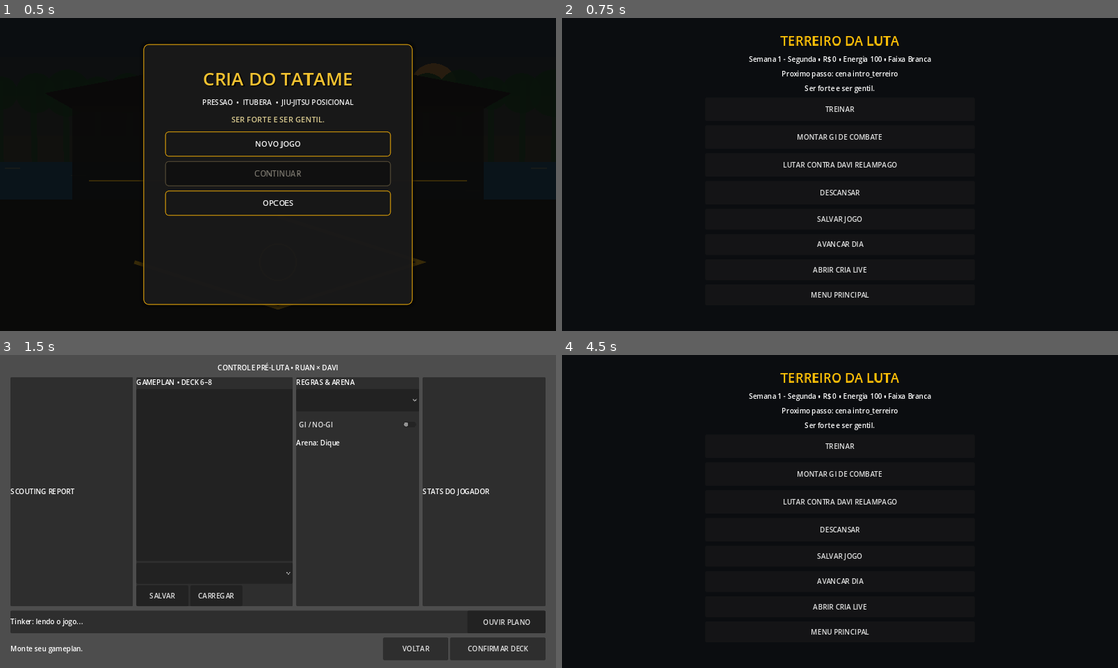
Above: before the commit, frames 1-4 (two rows, left to right).
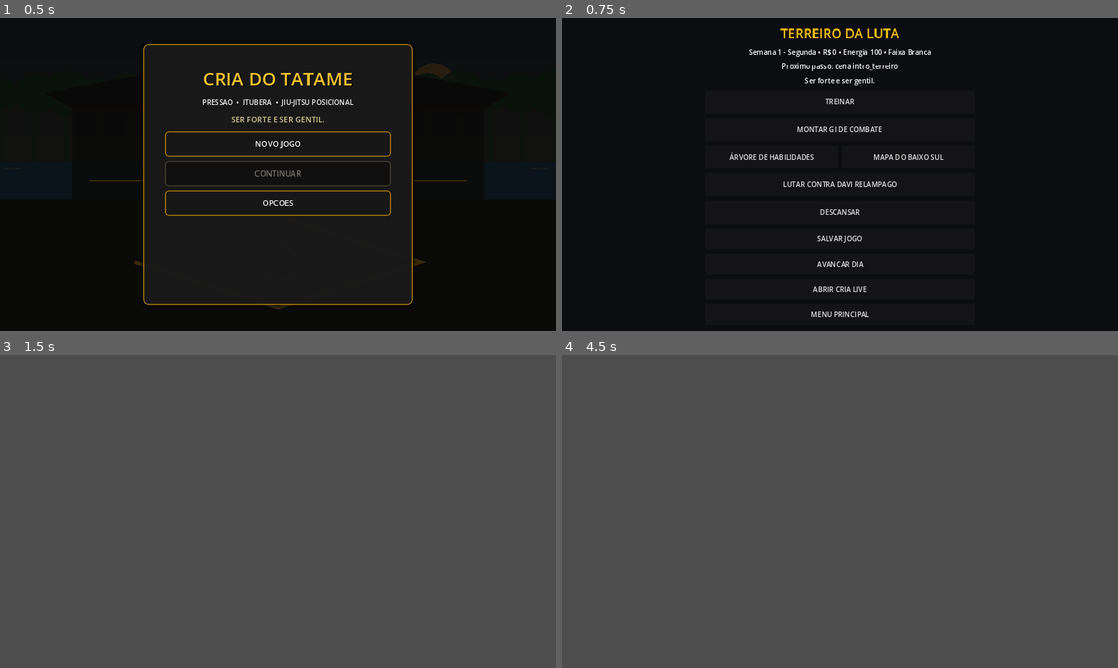
Above: after the commit, the same moments.

Repository: ringuemkt-rgb/cria-do-tatame
Game: Godot game, scene res://scenes/main_menu/MainMenu.tscn
Same seed, same stepped clock (60 frames per second), same inputs: the game is played once before the commit and once after it.
Inputs (mouse positions are in pixels of both pictures, inside the frame that each line leads up to):
- Up to frame 1 (0.5 s): no input
- Up to frame 2 (0.75 s): click "NOVO JOGO" at 0.5 s
- Up to frame 3 (1.5 s): click (211, 492) at 1.25 s, where only the run after the commit has a clickable "ÁRVORE DE HABILIDADES"
- Up to frame 4 (4.5 s): click (723, 596) at 2 s, where only the run before the commit has a clickable "SALVAR"; click (778, 596) at 2.75 s, where only the run before the commit has a clickable "CARREGAR"; click (917, 398) at 3.52 s; click (979, 649) at 4.25 s, where only the run before the commit has a clickable "VOLTAR"

Frame 1 is identical in both runs. In frame 2, 3.7% of the frame differs, in the area x 30-69%, y 3-96%; in frame 3, 78%; in frame 4, 100%, in the area x 0-100%, y 0-100%.
Error before the commit: Invalid access to property or key 'pressed' on a base object of type 'null instance'. (res://scenes/combat/PreFightHub.gd:16)
Error after the commit: Parse Error: Cannot infer the type of "requirement_text" variable because the value doesn't have a set type. (res://scenes/ui/SkillTreeScreen.gd:180)

Commit message:
feat(hub): connect skill tree, map and deck progression entrances

Diff:
--- a/scenes/hubs/TerreiroDaLuta.tscn
+++ b/scenes/hubs/TerreiroDaLuta.tscn
@@ -30,9 +30,9 @@
 anchor_right = 0.5
 anchor_bottom = 0.5
 offset_left = -310.0
-offset_top = -330.0
+offset_top = -347.0
 offset_right = 310.0
-offset_bottom = 330.0
+offset_bottom = 347.0
 grow_horizontal = 2
 grow_vertical = 2
 theme_override_constants/separation = 10
@@ -71,6 +71,22 @@
 layout_mode = 2
 text = "MONTAR GI DE COMBATE"
 
+[node name="ProgressionLinks" type="HBoxContainer" parent="Panel"]
+layout_mode = 2
+theme_override_constants/separation = 10
+
+[node name="SkillsBtn" type="Button" parent="Panel/ProgressionLinks"]
+layout_mode = 2
+custom_minimum_size = Vector2(0, 52)
+size_flags_horizontal = 3
+text = "ÁRVORE DE HABILIDADES"
+
+[node name="MapBtn" type="Button" parent="Panel/ProgressionLinks"]
+layout_mode = 2
+custom_minimum_size = Vector2(0, 52)
+size_flags_horizontal = 3
+text = "MAPA DO BAIXO SUL"
+
 [node name="FightDaviBtn" type="Button" parent="Panel"]
 custom_minimum_size = Vector2(0, 54)
 layout_mode = 2
